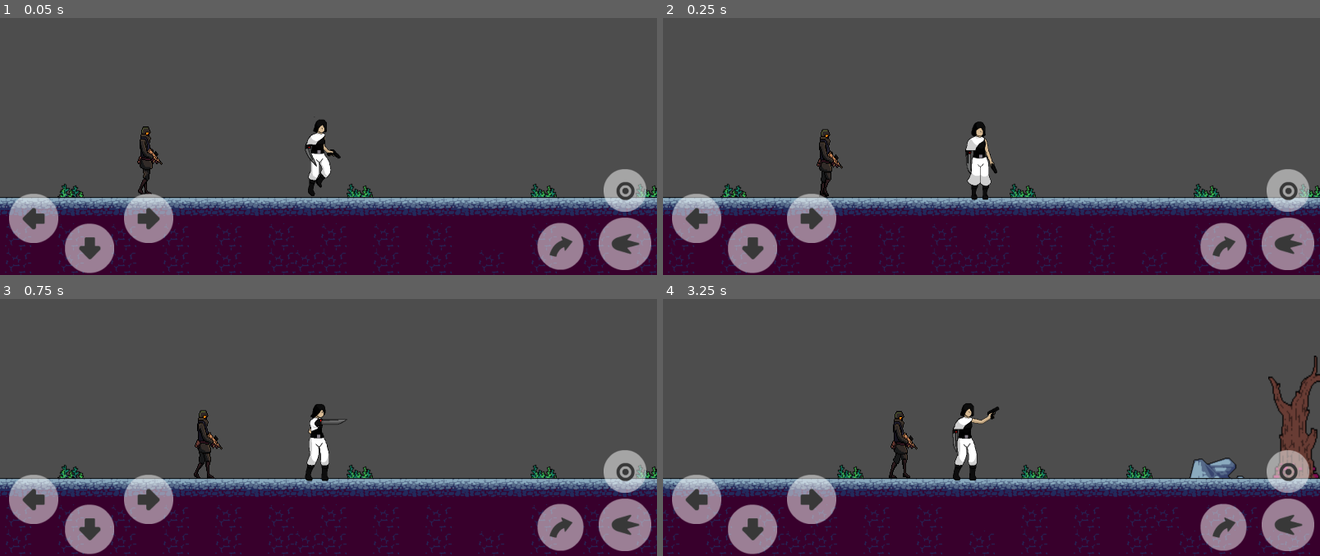
Above: before the commit, frames 1-4 (two rows, left to right).
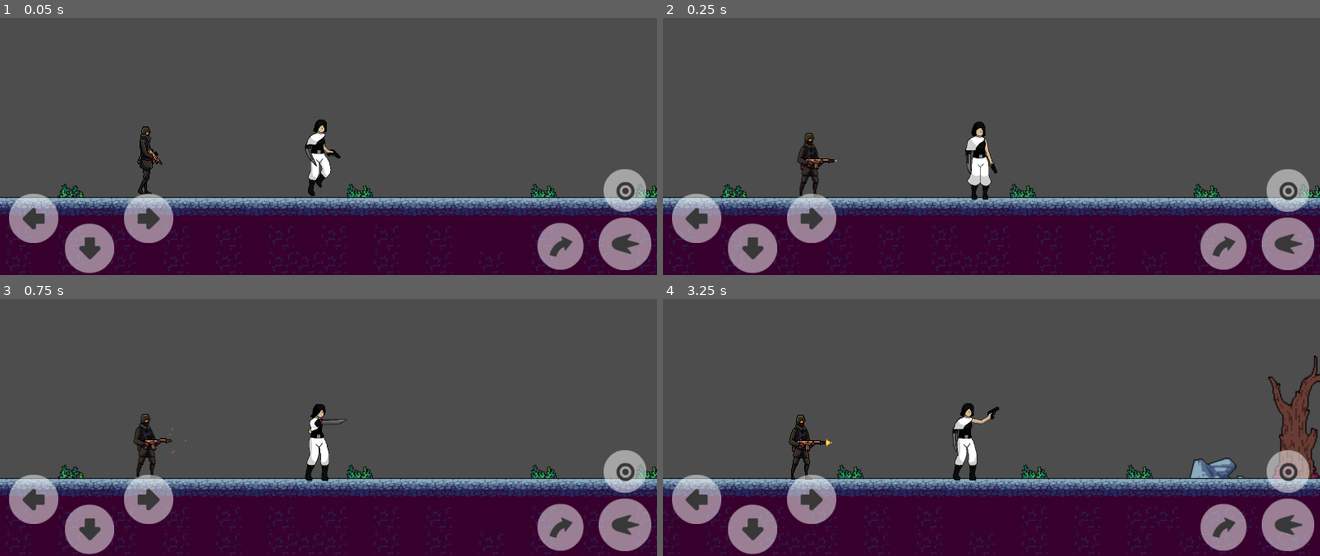
Above: after the commit, the same moments.

Repository: Corsa-Technologies/Terra1-seguro
Game: Godot game, scene res://Níveis/Nível 1.tscn
Two runs of this game, one before a commit and one after it. Both use one fixed random seed, a clock stepped at 60 frames per second and the inputs below. This scene is started directly instead of the project's main scene.
Inputs:
- Up to frame 1 (0.05 s): no input
- Up to frame 2 (0.25 s): no input
- Up to frame 3 (0.75 s): tap Enter (ataque) at 0.5 s; hold Right (ui_right) from 0.53 s (still down); hold Backspace (tiro) from 0.53 s (still down)
- Up to frame 4 (3.25 s): tap Up (ui_up) at 0.77, 1.52, 3.02 s; release Backspace (tiro) at 1.28 s; tap Enter (ataque) at 1.35 s; tap Backspace (tiro) at 1.55, 2.85 s; release Right (ui_right) at 2.03 s; hold Left (ui_left) 2.03-2.78 s; hold Backspace (tiro) 2.03-2.78 s; hold Right (ui_right) from 2.78 s (still down)

Frame 1 is identical in both runs. In frame 2, 1.0% of the frame differs, in the area x 20-28%, y 43-70%; in frame 3, 1.1%, in the area x 20-34%, y 43-70%; in frame 4, 1.1%.

Commit message:
agora o inimigo "funciona"
o inimigo atira em direção ao player quando entra na área de detecção

Diff:
--- a/Assets/inimigos/inimigo1/inimigo_1.gd
+++ b/Assets/inimigos/inimigo1/inimigo_1.gd
@@ -1,49 +1,69 @@
 extends CharacterBody2D
 
-# Variáveis exportadas para configuração fácil no editor
-@export var speed: float = 100.0        # Velocidade do inimigo
-@export var gravity: float = 500.0      # Força da gravidade aplicada ao inimigo
-@export var patrol_tolerance: float = 10.0  # Tolerância para considerar que chegou ao ponto de patrulha
+@export var speed: float = 100.0
+@export var gravity: float = 500.0
+@export var patrol_tolerance: float = 10.0
 
-var patrol_points: Array = []           # Lista de pontos de patrulha
-var current_patrol_index: int = 0       # Índice atual do ponto de patrulha
+var patrol_points: Array = []
+var current_patrol_index: int = 0
+var player_detected: bool = false
+var player: Node2D = null  # Referência ao player detectado
 
 func _ready():
-	# Acesse o nó que contém os pontos de patrulha (assumindo que você tem um nó "patrulha1" com pontos filhos)
 	var patrol_parent = get_parent().get_node("patrulha1")
-
-	# Adiciona todos os filhos do nó de patrulha à lista de pontos
 	for point in patrol_parent.get_children():
-		if point is Marker2D:  # Verifica se o nó é um ponto de patrulha (Marker2D)
+		if point is Marker2D:
 			patrol_points.append(point)
 
+	# Conectar sinais da Area2D (DetectionArea)
+	$DetectionArea.connect("body_entered", Callable(self, "_on_DetectionArea_body_entered"))
+	$DetectionArea.connect("body_exited", Callable(self, "_on_DetectionArea_body_exited"))
+
 func _physics_process(delta):
-	# Aplica gravidade ao inimigo
-	velocity.y += gravity * delta  # Gravidade puxa o inimigo para baixo
+	velocity.y += gravity * delta
 
-	if patrol_points.size() > 0:
-		var target_position = patrol_points[current_patrol_index].position  # Ponto de patrulha atual
-		var direction = (target_position - position).normalized()           # Direção até o próximo ponto
+	if player_detected and player:
+		# Se o player foi detectado e a referência não é nula, o inimigo olha para ele
+		look_at_player()
+		$AnimatedSprite2D.play("shot1")  # Executa a animação de tiro
+	else:
+		# Comportamento de patrulha normal
+		if patrol_points.size() > 0:
+			var target_position = patrol_points[current_patrol_index].position
+			var direction = (target_position - position).normalized()
+			velocity.x = direction.x * speed
 
-		# Atualiza a velocidade horizontal do inimigo na direção do próximo ponto de patrulha
-		velocity.x = direction.x * speed
+			if direction.x > 0:
+				$AnimatedSprite2D.scale.x = 1
+			elif direction.x < 0:
+				$AnimatedSprite2D.scale.x = -1
 
-		# Verifica se o inimigo está indo para a esquerda ou para a direita e vira o sprite
-		if direction.x > 0:
-			$AnimatedSprite2D.scale.x = 1  # Virado para a direita (escala normal)
-		elif direction.x < 0:
-			$AnimatedSprite2D.scale.x = -1  # Virado para a esquerda (espelhado horizontalmente)
+			move_and_slide()
 
-		# Move o inimigo com a função move_and_slide(), que aplica física automaticamente
-		move_and_slide()
+			if position.distance_to(target_position) < patrol_tolerance:
+				current_patrol_index = (current_patrol_index + 1) % patrol_points.size()
 
-		# Verifica se o inimigo chegou suficientemente perto do ponto de patrulha
-		if position.distance_to(target_position) < patrol_tolerance:
-			# Atualiza para o próximo ponto de patrulha (ciclo contínuo)
-			current_patrol_index = (current_patrol_index + 1) % patrol_points.size()
+			$AnimatedSprite2D.play("walk")
+		else:
+			$AnimatedSprite2D.play("idle")
 
-		# Anima o inimigo
-		$AnimatedSprite2D.play("walk")  # Certifique-se que você tem uma animação "walk"
+# Função chamada quando o player entra na DetectionArea
+func _on_detection_area_body_entered(body):
+	if body.name == "Player":
+		player_detected = true
+		player = body  # Guarda a referência ao player
+
+# Função chamada quando o player sai da DetectionArea
+func _on_detection_area_body_exited(body):
+	if body.name == "Player":
+		player_detected = false
+		player = null  # Limpa a referência ao player
+
+# Função para fazer o inimigo olhar para o player
+func look_at_player():
+	# Verifica a posição do player e vira o inimigo
+	var direction = (player.position - position).normalized()
+	if direction.x > 0:
+		$AnimatedSprite2D.scale.x = 1
 	else:
-		# Caso não haja pontos de patrulha, fica em idle
-		$AnimatedSprite2D.play("idle")
+		$AnimatedSprite2D.scale.x = -1
--- a/Assets/inimigos/inimigo1/inimigo_1.tscn
+++ b/Assets/inimigos/inimigo1/inimigo_1.tscn
@@ -120,7 +120,7 @@
 }],
 "loop": true,
 "name": &"shot1",
-"speed": 13.0
+"speed": 6.0
 }, {
 "frames": [{
 "duration": 1.0,
@@ -150,10 +150,10 @@
 }]
 
 [sub_resource type="RectangleShape2D" id="RectangleShape2D_uxhbb"]
-size = Vector2(32, 70)
+size = Vector2(17, 66)
 
 [sub_resource type="RectangleShape2D" id="RectangleShape2D_i4ghj"]
-size = Vector2(291, 20)
+size = Vector2(371, 95)
 
 [node name="Inimigo1" type="CharacterBody2D"]
 position = Vector2(46, 17)
@@ -170,14 +170,15 @@
 frame_progress = 0.859789
 
 [node name="CollisionShape2D" type="CollisionShape2D" parent="."]
-z_index = 4
-position = Vector2(41, 23)
+position = Vector2(31, 23)
 shape = SubResource("RectangleShape2D_uxhbb")
 
 [node name="DetectionArea" type="Area2D" parent="."]
+collision_layer = 3
+collision_mask = 3
 
 [node name="CollisionShape2D" type="CollisionShape2D" parent="DetectionArea"]
-position = Vector2(42.5, 0)
+position = Vector2(39.5, 7.5)
 shape = SubResource("RectangleShape2D_i4ghj")
 
 [connection signal="body_entered" from="DetectionArea" to="." method="_on_detection_area_body_entered"]
--- a/GUI/Menus/MenuPrincipal/Menuprincipal.tscn
+++ b/GUI/Menus/MenuPrincipal/Menuprincipal.tscn
@@ -9,13 +9,12 @@
 anchors_preset = 15
 anchor_right = 1.0
 anchor_bottom = 1.0
-offset_left = 5.0
-offset_top = -5.0
-offset_right = 5.0
-offset_bottom = -5.0
 grow_horizontal = 2
 grow_vertical = 2
+size_flags_horizontal = 4
+size_flags_vertical = 4
 script = ExtResource("2_kvl8a")
+metadata/_edit_use_anchors_ = true
 
 [node name="BotãoPlay" type="TouchScreenButton" parent="."]
 position = Vector2(35, 158)
@@ -23,8 +22,8 @@
 texture_normal = ExtResource("2_v6tkc")
 
 [node name="ImgMenuPrincipal" type="Sprite2D" parent="."]
-position = Vector2(794.5, 366)
-scale = Vector2(1.00063, 0.804445)
+position = Vector2(799, 362.5)
+scale = Vector2(1, 0.796667)
 texture = ExtResource("3_jjisl")
 
 [connection signal="pressed" from="BotãoPlay" to="." method="_on_botão_play_pressed"]
--- a/Níveis/Nível 1.tscn
+++ b/Níveis/Nível 1.tscn
@@ -594,6 +594,7 @@
 
 [node name="Player" parent="." instance=ExtResource("3_inqfj")]
 position = Vector2(-333, 231)
+collision_layer = 2
 
 [node name="Mundo" type="TileMapLayer" parent="."]
 position = Vector2(44, 4)
@@ -650,6 +651,7 @@
 
 [node name="Inimigo1" parent="." instance=ExtResource("11_j75aj")]
 position = Vector2(-600, 230)
+collision_layer = 2
 
 [node name="patrulha1" type="Node2D" parent="."]
 
Not shown, added: export_presets.cfg
Not shown, added: Decay.apk
Not shown, added: Decay.apk.idsig
